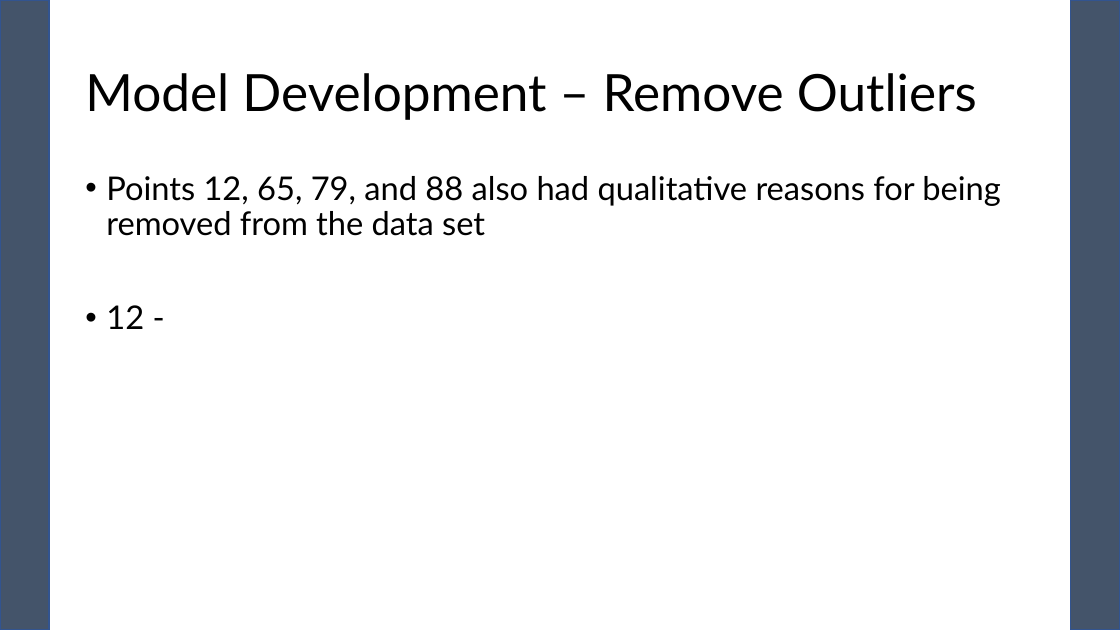
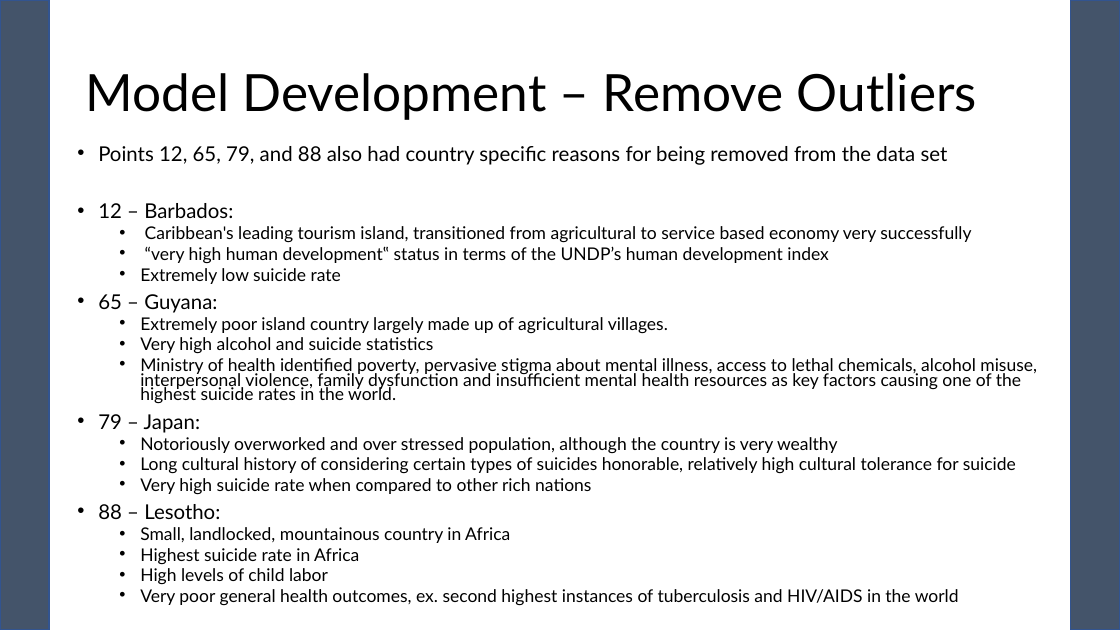
Before and after one commit to pewilliams/regression-mei-team-proj, a slide deck: slide 33 of presentation/Team-25.pptx. Drawn at 1120x630 pixels with LibreOffice and Linux fonts; fonts in the diff are those of the drawing. Boxes give left, top, right and bottom in pixels: in the first picture for what was removed or moved away, otherwise in the second. Text is boxed around its words. In the diff, an @@ line names an element or a change of style, - is before the commit and + after.

```diff
--- a/presentation/Team-25.pptx
+++ b/presentation/Team-25.pptx
@@ text at (98,146,1037,606): text changed; size 28 to 15 pt @@
-• Points 12, 65, 79, and 88 also had qualitative reasons for being removed from the data set
-• 12 -
+• Points 12, 65, 79, and 88 also had country specific reasons for being removed from the data set
+• 12 – Barbados:
+  • Caribbean's leading tourism island, transitioned from agricultural to service based economy very successfully
+  • “very high human development‟ status in terms of the UNDP’s human development index
+  • Extremely low suicide rate
+• 65 – Guyana:
+  • Extremely poor island country largely made up of agricultural villages.
+  • Very high alcohol and suicide statistics
+  • Ministry of health identified poverty, pervasive stigma about mental illness, access to lethal chemicals, alcohol misuse, interpersonal violence, family dysfunction and insufficient mental health resources as key factors causing one of the highest suicide rates in the world.
+• 79 – Japan:
+  • Notoriously overworked and over stressed population, although the country is very wealthy
+  • Long cultural history of considering certain types of suicides honorable, relatively high cultural tolerance for suicide
+  • Very high suicide rate when compared to other rich nations
+• 88 – Lesotho:
+  • Small, landlocked, mountainous country in Africa
+  • Highest suicide rate in Africa
+  • High levels of child labor
+  • Very poor general health outcomes, ex. second highest instances of tuberculosis and HIV/AIDS in the world
```
Also in this commit, not shown: 1 slide added.
